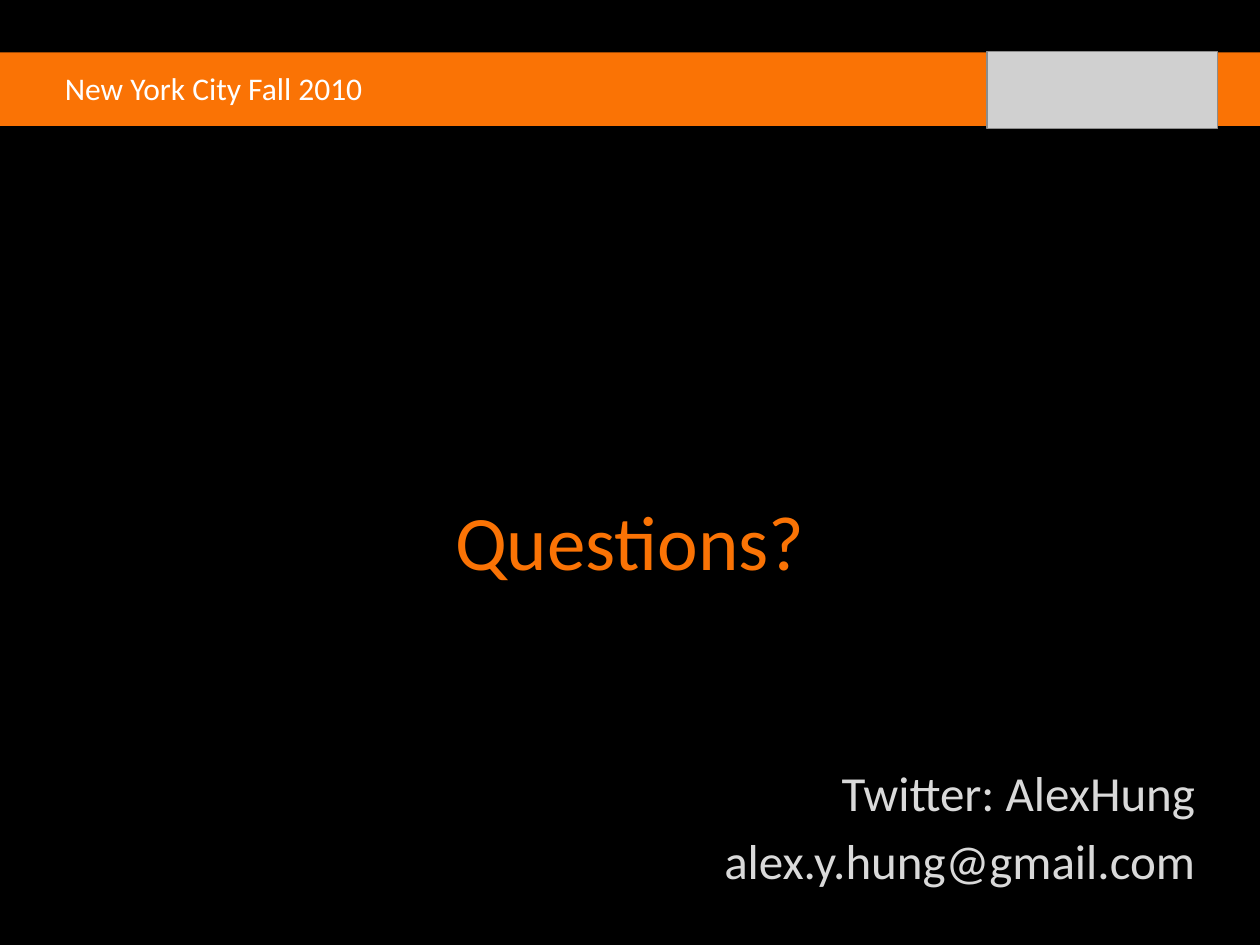
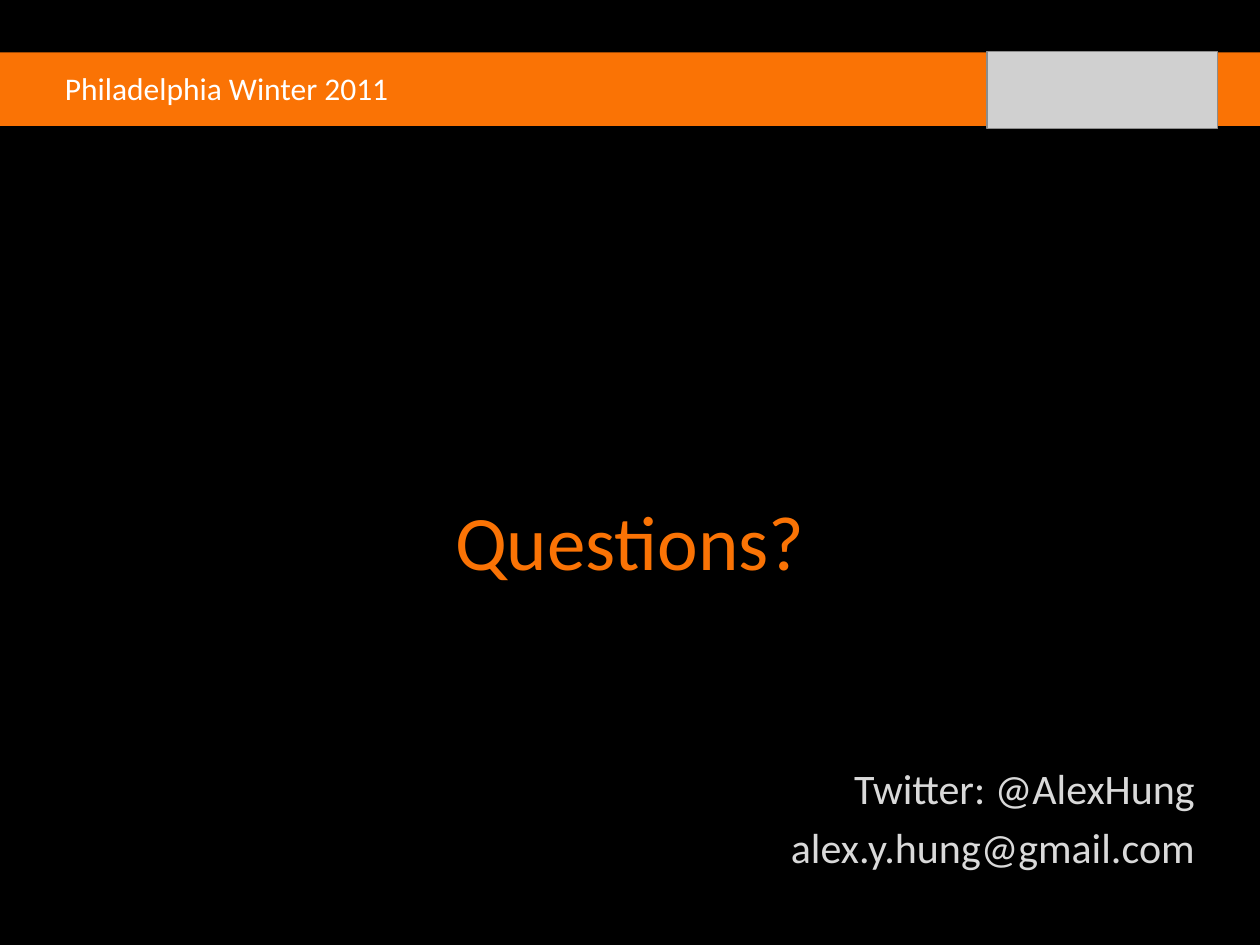
Before and after one commit to agilefire/November2010, a slide deck: slide 30 of Agile Firestarter Winter 2011 Test-Driven-Development.pptx (slide 33 before the commit). Drawn at 1260x945 pixels with LibreOffice and Linux fonts; fonts in the diff are those of the drawing; grey boxes stand for pictures; background and template pictures are left out. Boxes give left, top, right and bottom in pixels: in the first picture for what was removed or moved away, otherwise in the second. Text is boxed around its words. In the diff, an @@ line names an element or a change of style, - is before the commit and + after.

```diff
--- a/Agile Firestarter Winter 2011 Test-Driven-Development.pptx
+++ b/Agile Firestarter Winter 2011 Test-Driven-Development.pptx
@@ text at (65,78,388,105): text changed @@
-New York City Fall 2010
+Philadelphia Winter 2011
@@ subtitle at (854,775,1195,812): text changed; size 28 to 24 pt @@
-Twitter: AlexHung
+Twitter: @AlexHung
@@ subtitle at (791,834,1195,871): size 28 to 24 pt in "alex.y.hung@gmail.com" @@
```
Also in this commit, not shown: 9 other slides changed, 10 slides added, 13 slides removed.
